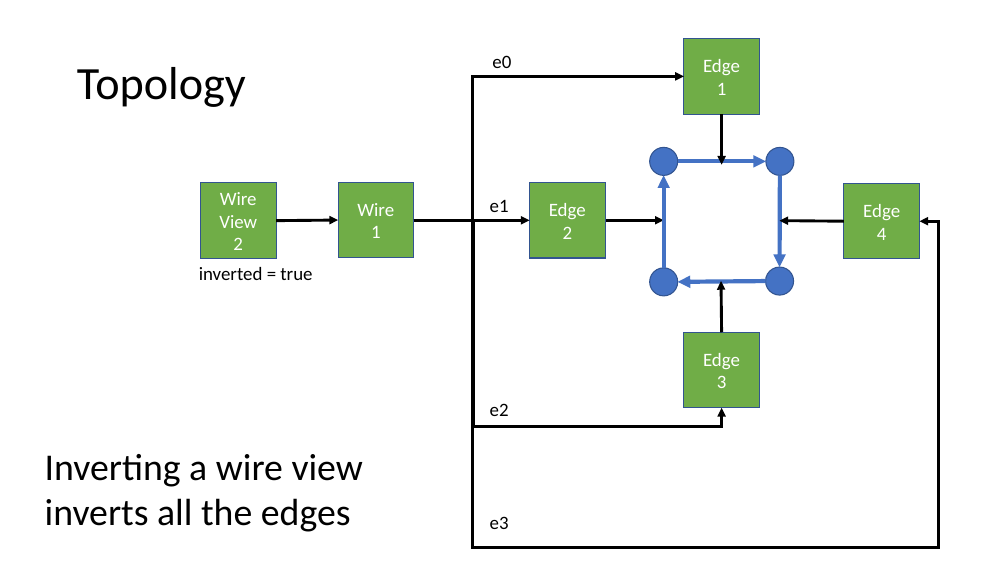
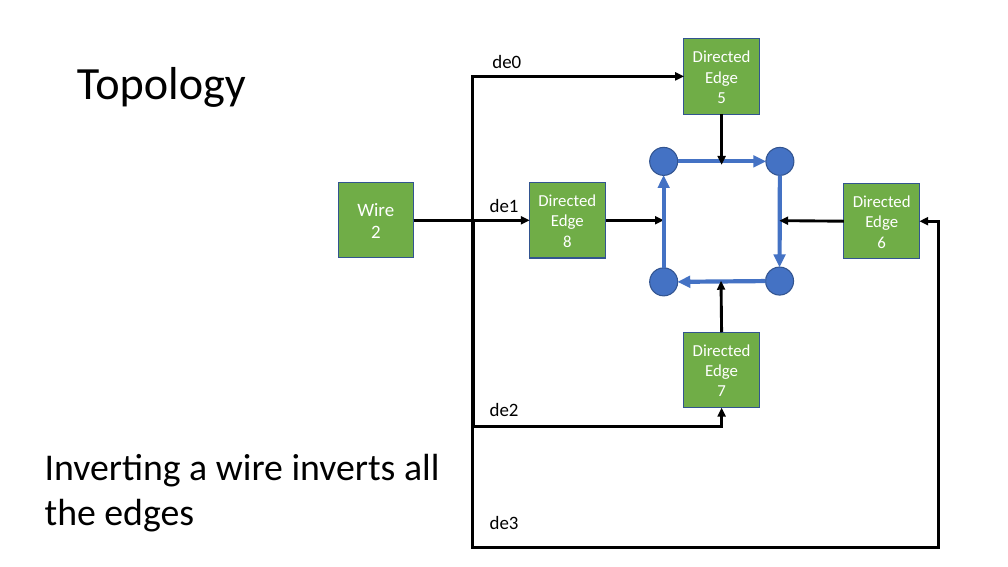
Before and after one commit to automaticmagic/topolys, a slide deck: slide 7 of design/Classes.pptx (slide 9 before the commit). Drawn at 1008x567 pixels with LibreOffice and Linux fonts; fonts in the diff are those of the drawing. Boxes give left, top, right and bottom in pixels: in the first picture for what was removed or moved away, otherwise in the second. Text is boxed around its words. In the diff, an @@ line names an element or a change of style, - is before the commit and + after.

```diff
--- a/design/Classes.pptx
+++ b/design/Classes.pptx
@@ text at bbox=[492, 55, 521, 68]: text changed @@
-e0
+de0
@@ text in rectangle at bbox=[693, 50, 751, 103]: text changed; size 18 to 16 pt @@
-Edge
-1
+Directed Edge
+5
@@ rectangle removed at bbox=[200, 183, 276, 259] @@
-Wire
-View
-2
@@ text at bbox=[490, 199, 519, 212]: text changed @@
-e1
+de1
@@ text in rectangle at bbox=[538, 194, 596, 247]: text changed; size 18 to 16 pt @@
-Edge
-2
+Directed Edge
+8
@@ text in rectangle at bbox=[853, 195, 911, 248]: text changed; size 18 to 16 pt @@
-Edge
-4
+Directed Edge
+6
@@ arrow removed from (276, 221) to (338, 220) @@
@@ text in rectangle at bbox=[371, 226, 381, 238]: text changed @@
-1
+2
@@ text removed at bbox=[199, 267, 312, 280] @@
-inverted = true
@@ text in rectangle at bbox=[693, 344, 751, 396]: text changed; size 18 to 16 pt @@
-Edge
-3
+Directed Edge
+7
@@ text at bbox=[490, 403, 519, 416]: text changed @@
-e2
+de2
@@ text at bbox=[45, 453, 439, 532]: text changed @@
-Inverting a wire view inverts all the edges
+Inverting a wire inverts all the edges
@@ text at bbox=[490, 516, 519, 529]: text changed @@
-e3
+de3
```
Also in this commit, not shown: 7 other slides changed, 1 slide added, 2 slides removed, 5 other files.
